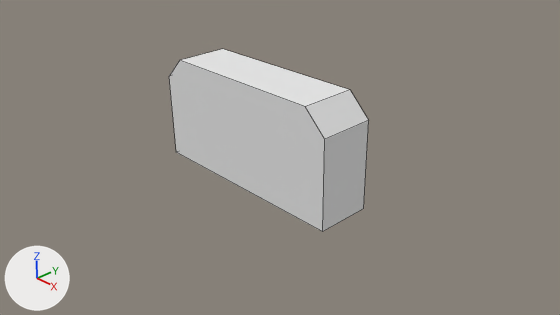
Renders of the Blender file Assets/SlideRace/wall1.blend from each side of a commit.
Camera for both pictures: the file's camera 'Camera'. Every picture has the same lights, and +X, +Y and +Z are marked at lower left. Mesh edges are drawn as thin lines.
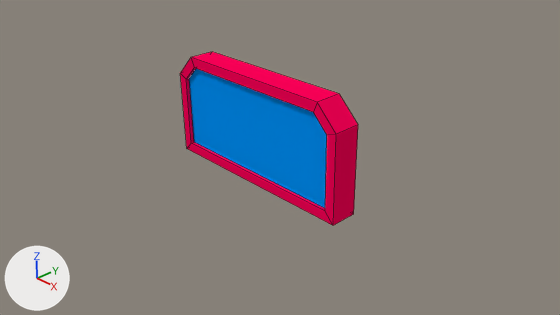
The edits, one by one:
Material 'wall2' (mat_wall2) is new.
Its base color is (1.0, 0.0, 0.1) (pink #ff0059).
Material 'wall1' (mat_wall1) is new.
Its base color is (0.0, 0.3, 1.0) (blue #0095ff).
me_cube is used by ob_cube; location (0.0, 0.0, 0.0).
me_cube had 12 vertices, 8 faces and spanned x -2.0..2.0, y -0.5..0.5, z 0.0..2.0.
me_cube no longer uses material mat_material (white #e7e7e7).
me_cube now has 36 vertices, 32 faces and spans x -2.0..2.0, y -0.25..0.25, z 0.0..2.0.
me_cube part 1: the whole mesh is rebuilt.
me_cube now uses material mat_wall1 (blue #0095ff).
me_cube now uses material mat_wall2 (pink #ff0059).

Changed parts and their boxes [x1, y1, x2, y2] in the pictures (560 x 315 px):
'Cube', reshaped (11% narrower): before [169, 49, 369, 232]; after [180, 52, 358, 226]
